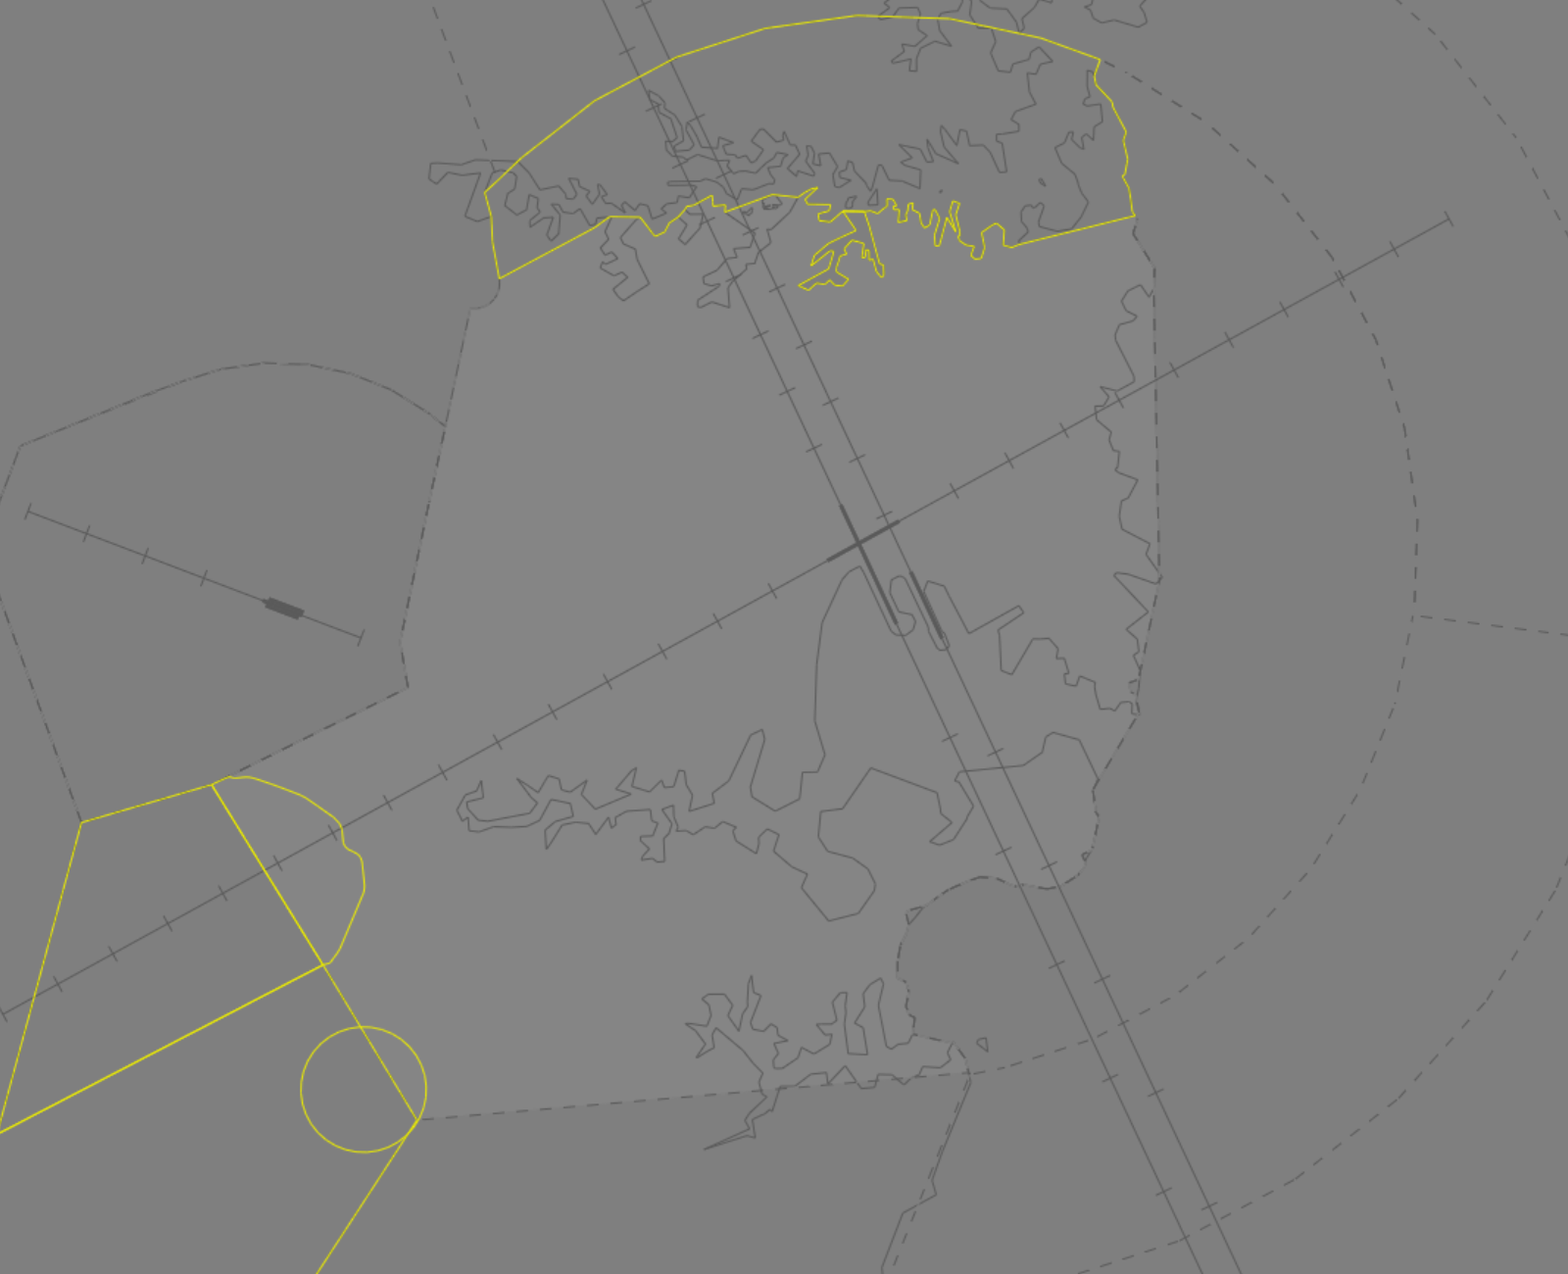
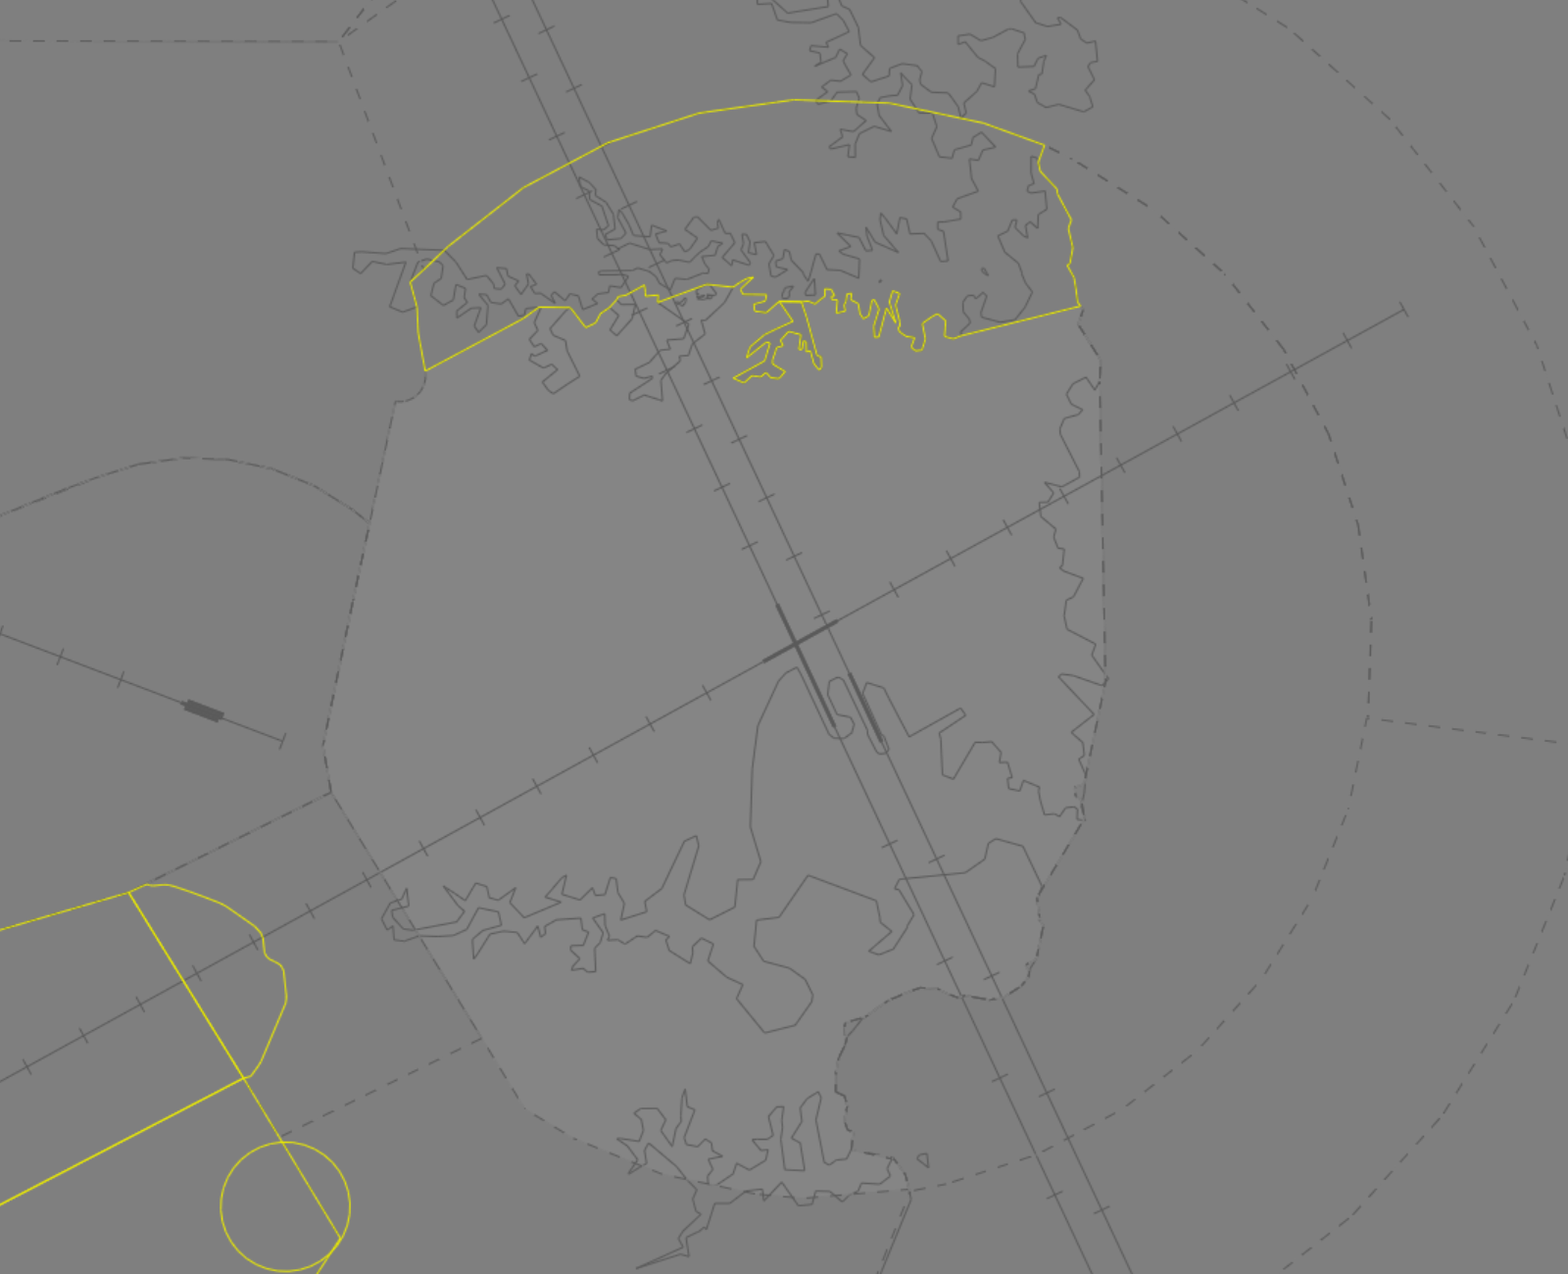
Revision of a layered 1568x1274 image; what changed, layer by layer:
painted on "Layer 1" over [0, 0, 1568, 1274]